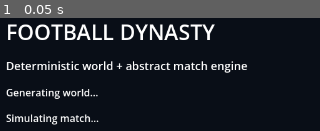
Above: before the commit, frame 1.
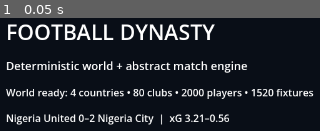
Above: after the commit, the same moment.

Repository: eghosa001/football-manager
Game: Godot game, scene res://game/scenes/main.tscn
The game is run twice, just before and just after one commit, with the same random seed, the same clock (stepped at 60 frames per second) and the same inputs.
Inputs:
- Up to frame 1 (0.05 s): no input

The runs differ from the first frame. In frame 1, 6.4% of the frame differs, in the area x 1-99%, y 62-95%.
Error before the commit: Parse Error: Cannot infer the type of "first_name" variable because the value doesn't have a set type. (res://simulation/world/world_generator.gd:63)

Commit message:
Fix explicit string typing in world generator

Diff:
--- a/simulation/world/world_generator.gd
+++ b/simulation/world/world_generator.gd
@@ -60,8 +60,8 @@
 func _generate_staff(world: Dictionary, seed: int, country_index: int, club_index: int, club_id: String) -> void:
 	for role_index in range(STAFF_ROLES.size()):
 		var base_key := 1_000_000 + country_index * 100_000 + club_index * 1_000 + role_index * 10
-		var first_name := FIRST_NAMES[_rand_int(seed, base_key + 1, 0, FIRST_NAMES.size() - 1)]
-		var last_name := LAST_NAMES[_rand_int(seed, base_key + 2, 0, LAST_NAMES.size() - 1)]
+		var first_name: String = FIRST_NAMES[_rand_int(seed, base_key + 1, 0, FIRST_NAMES.size() - 1)]
+		var last_name: String = LAST_NAMES[_rand_int(seed, base_key + 2, 0, LAST_NAMES.size() - 1)]
 		var ability := _rand_int(seed, base_key + 3, 35, 80)
 		var staff_id := _id("staff", seed, [country_index, club_index, role_index])
 		world.staff.append(Models.staff(staff_id, club_id, first_name + " " + last_name, STAFF_ROLES[role_index], ability))
@@ -73,8 +73,8 @@
 		var ca := _rand_int(seed, base_key + 2, 35, 78)
 		var potential_gain := _rand_int(seed, base_key + 3, 0, 25)
 		var potential := mini(100, ca + potential_gain)
-		var first_name := FIRST_NAMES[_rand_int(seed, base_key + 4, 0, FIRST_NAMES.size() - 1)]
-		var last_name := LAST_NAMES[_rand_int(seed, base_key + 5, 0, LAST_NAMES.size() - 1)]
+		var first_name: String = FIRST_NAMES[_rand_int(seed, base_key + 4, 0, FIRST_NAMES.size() - 1)]
+		var last_name: String = LAST_NAMES[_rand_int(seed, base_key + 5, 0, LAST_NAMES.size() - 1)]
 		var position: String = POSITIONS[player_index % POSITIONS.size()]
 		var player_id := _id("player", seed, [country_index, club_index, player_index])
 		var player: Dictionary = Models.player(player_id, club_id, first_name, last_name, age, position, ca, potential)
